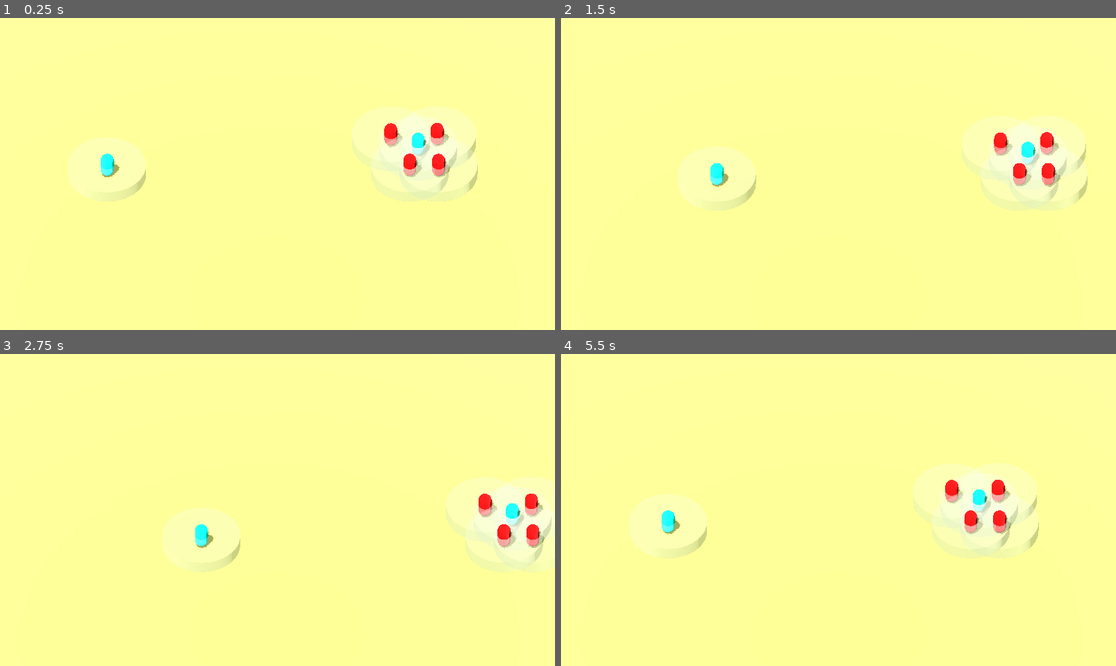
Above: before the commit, frames 1-4 (two rows, left to right).
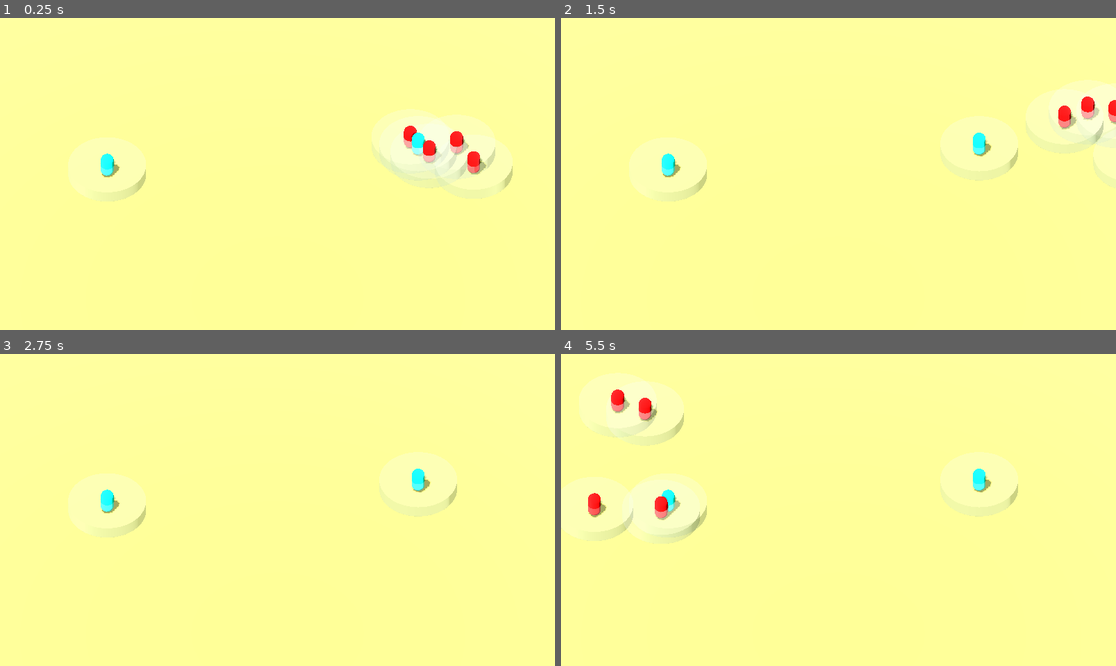
Above: after the commit, the same moments.

Repository: Rachel-Sherrick/TowerDefense
Game: Godot game, scene res://main.tscn
The game is run twice, just before and just after one commit, with the same random seed, the same clock (stepped at 60 frames per second) and the same inputs.
Inputs (mouse positions are in pixels of both pictures, inside the frame that each line leads up to):
- Up to frame 1 (0.25 s): no input
- Up to frame 2 (1.5 s): tap Enter (ui_accept) at 0.5, 0.77 s; move the mouse to (960, 158) at 0.52 s; hold Right (ui_right) 0.53-1.28 s; click (960, 158) at 0.67 s; move the mouse to (727, 189) at 1.27 s; hold Down (ui_down) from 1.28 s (still down)
- Up to frame 3 (2.75 s): tap Enter (ui_accept) at 1.52 s; move the mouse to (333, 441) at 2.02 s; release Down (ui_down) at 2.03 s; hold Right (ui_right) from 2.03 s (still down)
- Up to frame 4 (5.5 s): move the mouse to (810, 572) at 2.77 s; release Right (ui_right) at 2.78 s; hold Up (ui_up) 2.78-3.53 s; click (810, 572) at 2.92 s; tap Enter (ui_accept) at 3.02, 3.77, 4.52 s; move the mouse to (1005, 556) at 3.52 s; hold Left (ui_left) 3.53-5.03 s; move the mouse to (672, 463) at 4.27 s; move the mouse to (866, 510) at 5.02 s; hold Down (ui_down) from 5.03 s (still down); click (866, 510) at 5.17 s

The runs differ from the first frame. In frame 1, 4.1% of the frame differs, in the area x 63-93%, y 28-59%; in frame 2, 10%; in frame 3, 11%; in frame 4, 12%, in the area x 0-87%, y 6-66%.

Commit message:
Movement of enemies

Diff:
--- a/main.tscn
+++ b/main.tscn
@@ -60,7 +60,7 @@
 transform = Transform3D(1, 0, 0, 0, 1, 0, 0, 0, 1, 11.012677, 0, -2.3001575)
 
 [node name="Character" parent="." unique_id=1096929630 instance=ExtResource("2_0xm2m")]
-transform = Transform3D(1, 0, 0, 0, 1, 0, 0, 0, 1, 12.581392, 0, 0)
+transform = Transform3D(1, 0, 0, 0, 1, 0, 0, 0, 1, 13.788729, 0, 0)
 
 [node name="Character2" parent="." unique_id=254305490 instance=ExtResource("2_0xm2m")]
 transform = Transform3D(1, 0, 0, 0, 1, 0, 0, 0, 1, 10.367853, 0, 0)
--- a/scripts/Classes/character.gd
+++ b/scripts/Classes/character.gd
@@ -80,17 +80,6 @@
 	if Input.is_action_just_pressed("ui_accept") and is_on_floor():
 		velocity.y = jump_velocity
 
-	# Get the input direction and handle the movement/deceleration.
-	# As good practice, you should replace UI actions with custom gameplay actions.
-	var input_dir := Input.get_vector("ui_left", "ui_right", "ui_up", "ui_down")
-	var direction := (transform.basis * Vector3(input_dir.x, 0, input_dir.y)).normalized()
-	if direction:
-		velocity.x = direction.x * speed
-		velocity.z = direction.z * speed
-	else:
-		velocity.x = move_toward(velocity.x, 0, speed)
-		velocity.z = move_toward(velocity.z, 0, speed)
-
 	move_and_slide()
 
 	## updates body positions every 4 frames
--- a/scripts/Classes/enemy.gd
+++ b/scripts/Classes/enemy.gd
@@ -3,9 +3,27 @@
 
 func _physics_process(delta: float) -> void:
 	super(delta)
+	movement()
 
 func _on_range_detection_body_exited(body: Node3D) -> void:
 	super(body)
 
 func _on_range_body_entered(body: Node3D) -> void:
 	super(body)
+
+#Moves the enemy
+#Uses randf range to create 'organic' movement on the z axis, needs more smoothingg
+func movement ():
+	var variation = randf_range(.5, -.5)
+	self.position.z += lerp(variation, variation, .1)
+
+	#moves the enemy along the x axis across the screen
+	if self.position.x < 30:
+		self.position.x += 0.1
+	elif self.position.x >= 30:
+		self.position.x = -30
+		#puts them on the left edge of the map, off screen
+
+#Attacks towers within radius
+func attackingTowers():
+	pass
--- a/tower.tscn
+++ b/tower.tscn
@@ -8,6 +8,12 @@
 
 [node name="Tower" unique_id=254305490 groups=["Tower"] instance=ExtResource("1_4flbx")]
 collision_layer = 4
+axis_lock_linear_x = true
+axis_lock_linear_y = true
+axis_lock_linear_z = true
+axis_lock_angular_x = true
+axis_lock_angular_y = true
+axis_lock_angular_z = true
 script = ExtResource("1_k1sas")
 metadata/_edit_group_ = true
 
